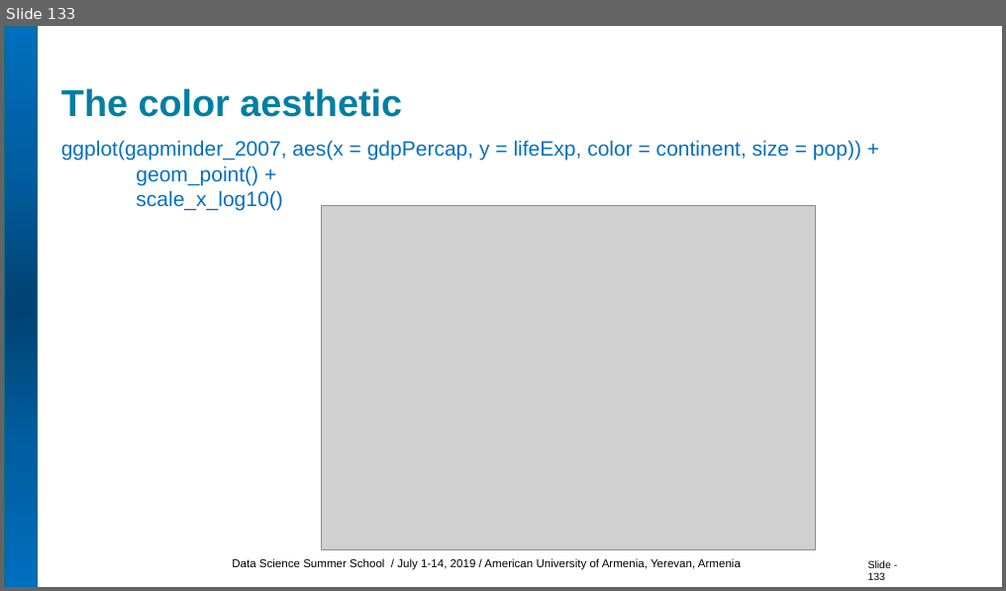
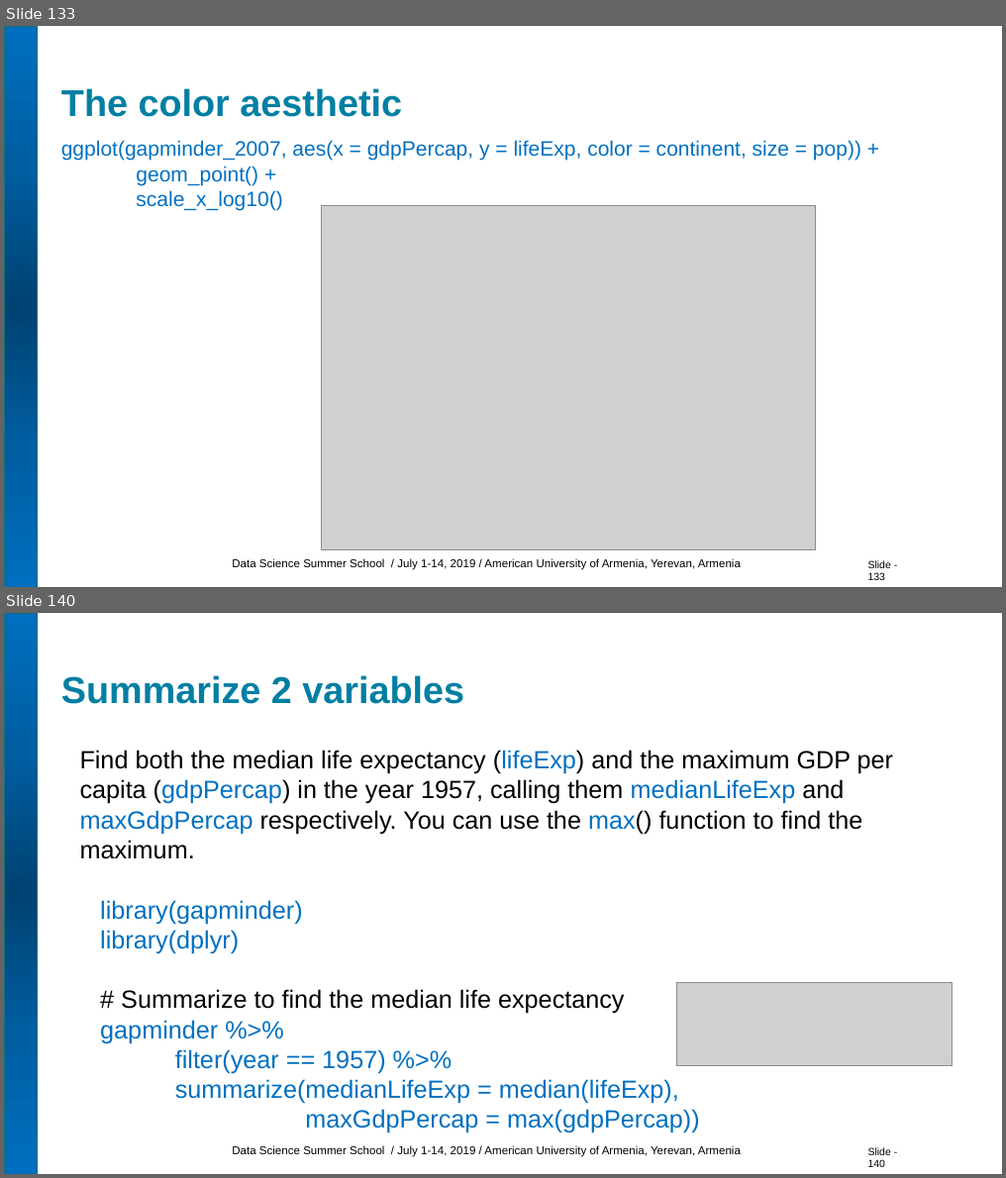
Before and after one commit to HermineGrigoryan/DS-Summer-School, a slide deck: R for Data Science/R for DS AUA.pptx. Shown one above the other, each under a label of ours: slide 133 before the commit, slides 133 and 140 after it; the slides between them are not shown. The pictures are 1006x591 and 1006x1178 pixels, drawn with LibreOffice and Linux fonts; fonts in the diff are those of the drawing; grey boxes stand for pictures. Boxes give left, top, right and bottom in pixels: in the first picture for what was removed or moved away, otherwise in the second. Text is boxed around its words. In the diff, an @@ line names an element or a change of style, - is before the commit and + after.

```diff
--- a/R for Data Science/R for DS AUA.pptx
+++ b/R for Data Science/R for DS AUA.pptx
@@ slide 140 added at (4,613,1002,1174), background #FFFFFF; not listed: 3 template elements that a slide beside it also shows @@
@@ title added at (61,675,464,704), 36 pt, text #007FA3, bold @@
+Summarize 2 variables
@@ text added at (80,750,893,860), 24 pt, text #000000 @@
+Find both the median life expectancy (lifeExp) and the maximum GDP per capita (gdpPercap) in the year 1957, calling them medianLifeExp and maxGdpPercap respectively. You can use the max() function to find the maximum.
@@ text added at (100,900,700,1134), 24 pt, text #0070C0 @@
+library(gapminder)
+library(dplyr)
+# Summarize to find the median life expectancy
+gapminder %>%
+filter(year == 1957) %>%
+summarize(medianLifeExp = median(lifeExp),
+maxGdpPercap = max(gdpPercap))
@@ picture added at (677,983,952,1065) @@
```
Also in this commit, not shown: 21 slides changed, 35 other slides added, 1 other file.
